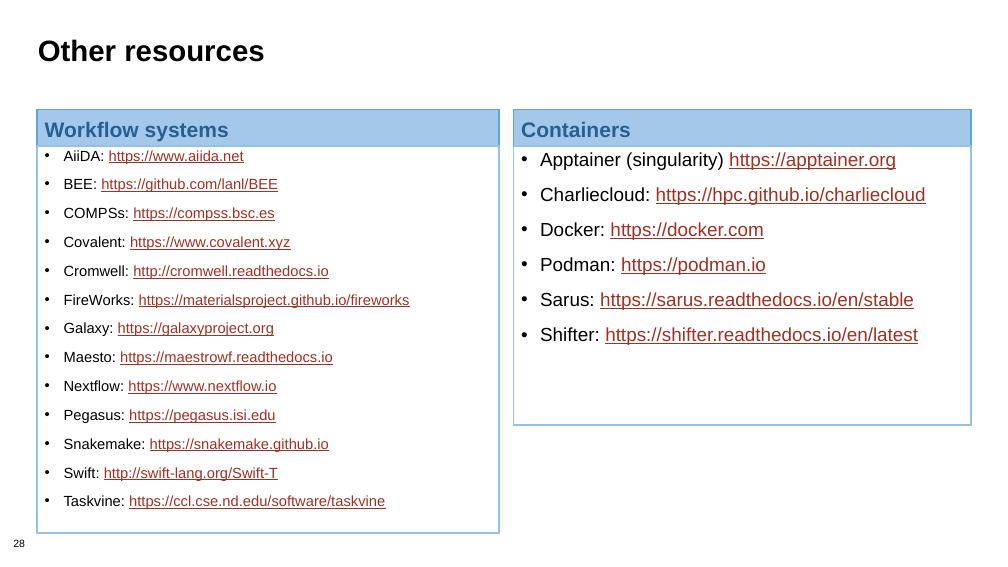
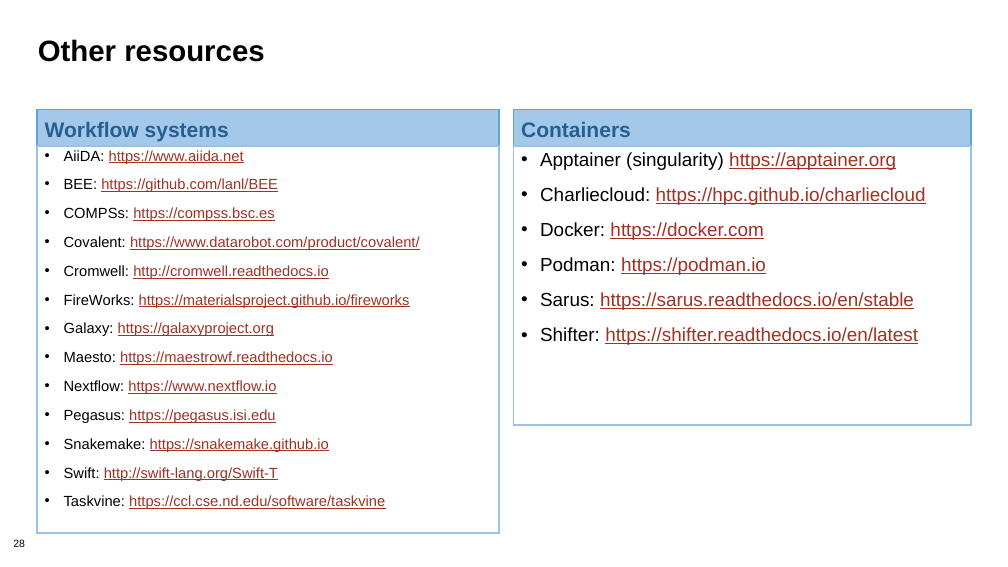
Before and after one commit to bssw-tutorial/presentations, a slide deck: slide 28 of rep-workflows.pptx. Drawn at 1008x567 pixels with LibreOffice and Linux fonts; fonts in the diff are those of the drawing. Boxes give left, top, right and bottom in pixels: in the first picture for what was removed or moved away, otherwise in the second. Text is boxed around its words. In the diff, an @@ line names an element or a change of style, - is before the commit and + after.

```diff
--- a/rep-workflows.pptx
+++ b/rep-workflows.pptx
@@ text at [64,236,420,250]: text changed @@
-• Covalent: https://www.covalent.xyz
+• Covalent: https://www.datarobot.com/product/covalent/
```
Also in this commit, not shown: 1 other file.
